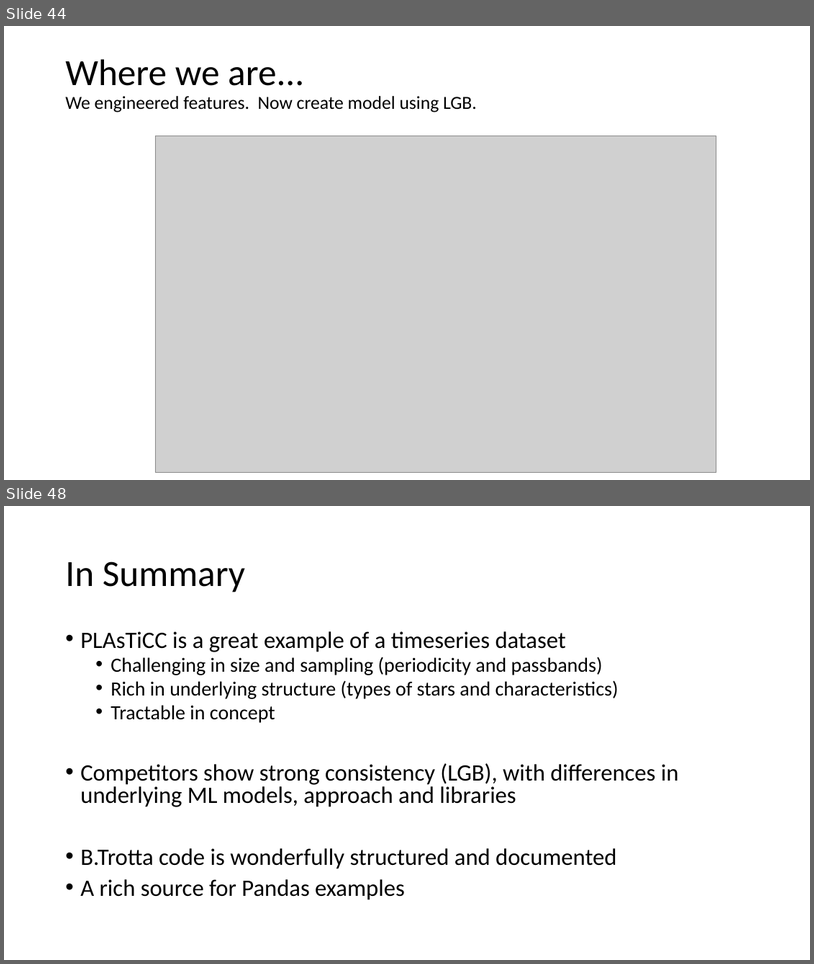
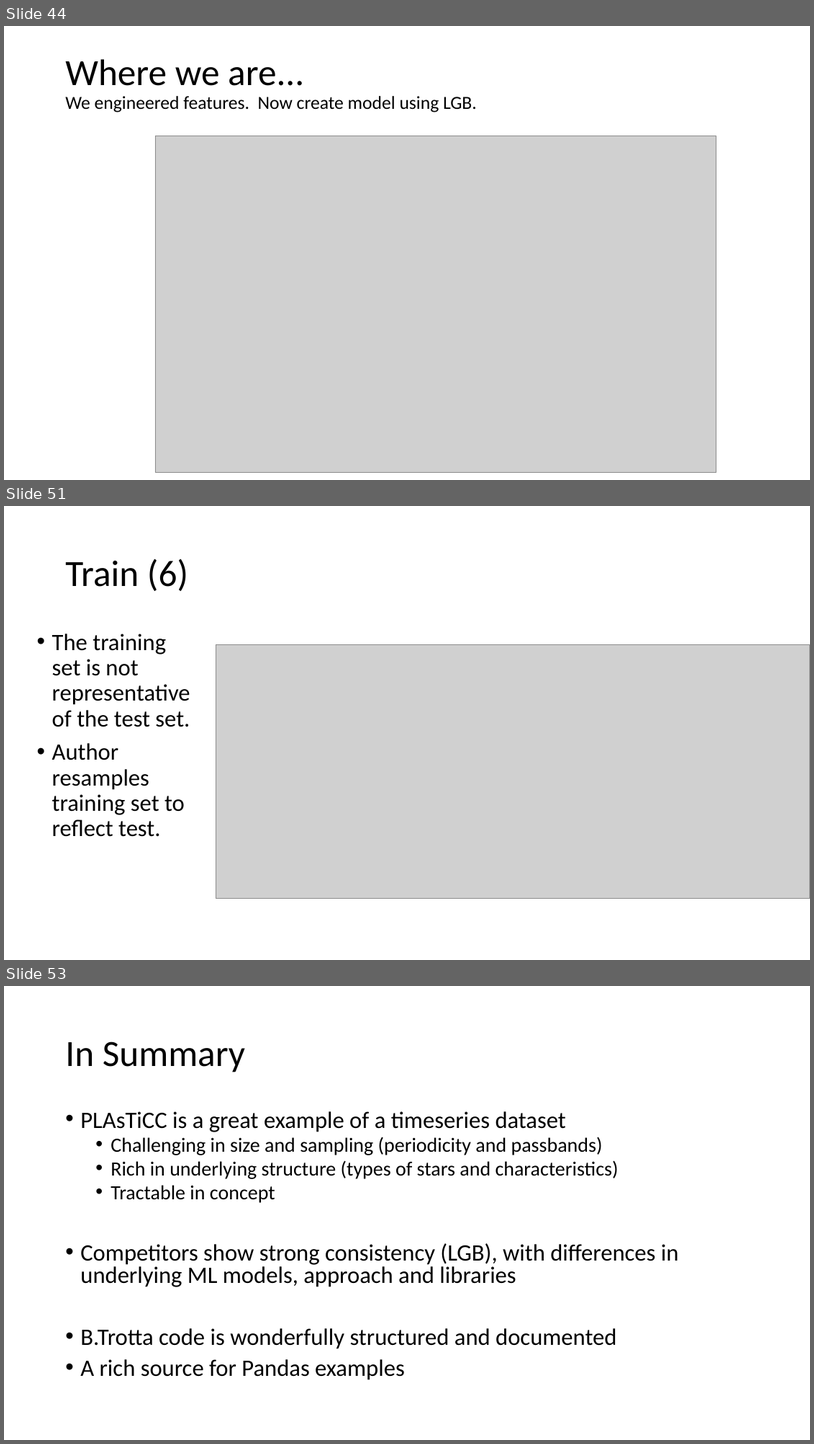
Before and after one commit to cwinsor/kaggle_plasticc, a slide deck: Kaggle_PLAsTiCC_and_B_Trotta_code_walk.pptx. Shown one above the other, each under a label of ours: slides 44 and 48 before the commit, slides 44, 51 and 53 after it; the slides between them are not shown. The pictures are 814x964 and 814x1444 pixels, drawn with LibreOffice and Linux fonts; fonts in the diff are those of the drawing; grey boxes stand for pictures. Boxes give left, top, right and bottom in pixels: in the first picture for what was removed or moved away, otherwise in the second. Text is boxed around its words. In the diff, an @@ line names an element or a change of style, - is before the commit and + after.

```diff
--- a/Kaggle_PLAsTiCC_and_B_Trotta_code_walk.pptx
+++ b/Kaggle_PLAsTiCC_and_B_Trotta_code_walk.pptx
@@ slide 51 added at <box>4,506,810,960</box>, background #FFFFFF @@
@@ title added at <box>65,559,188,591</box>, 44 pt, text #000000 @@
+Train (6)
@@ text added at <box>52,633,190,836</box>, 28 pt, text #000000 @@
+• The training set is not representative of the test set.
+• Author resamples training set to reflect test.
@@ picture added at <box>216,644,810,898</box> @@
@@ what was slide 48 is now slide 53 @@
```
Also in this commit, not shown: 2 slides changed, 5 other slides added, 1 slide removed, 10 other files.
